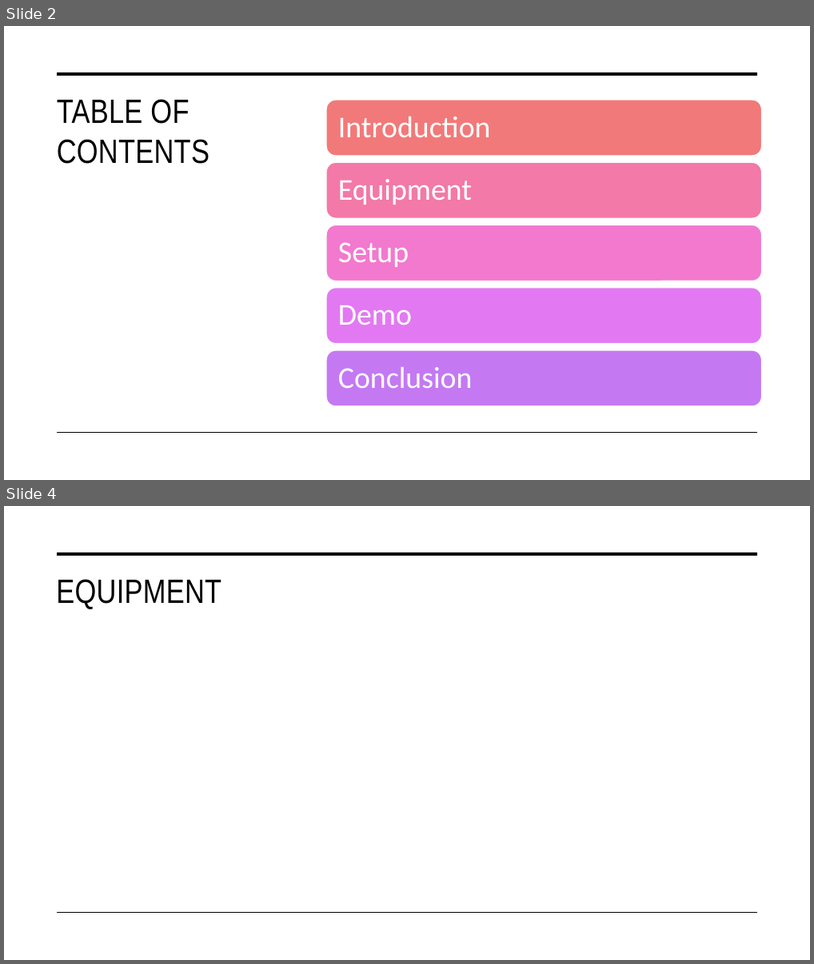
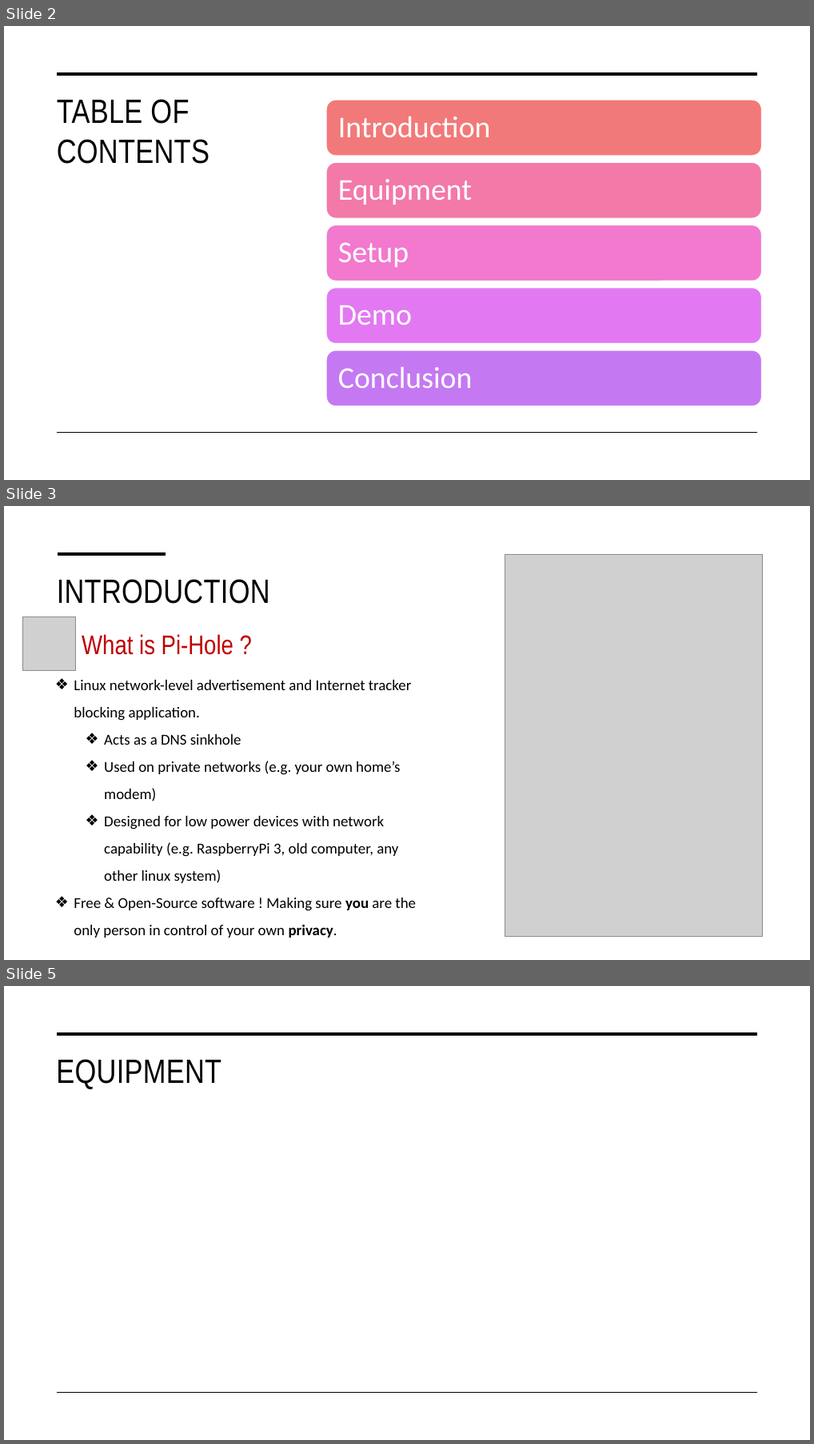
Before and after one commit to fadwa2208/PiHoleProject, a slide deck: PiHole.pptx. Shown one above the other, each under a label of ours: slides 2 and 4 before the commit, slides 2, 3 and 5 after it; the slides between them are not shown. The pictures are 814x964 and 814x1444 pixels, drawn with LibreOffice and Linux fonts; fonts in the diff are those of the drawing; grey boxes stand for pictures. Boxes give left, top, right and bottom in pixels: in the first picture for what was removed or moved away, otherwise in the second. Text is boxed around its words. In the diff, an @@ line names an element or a change of style, - is before the commit and + after.

```diff
--- a/PiHole.pptx
+++ b/PiHole.pptx
@@ slide 3 added at <box>4,506,810,960</box>, background #FFFFFF @@
@@ line added from (58, 554) to (166, 554), #000000 3.5 pt @@
@@ picture added at <box>506,554,763,936</box> @@
@@ title added at <box>57,579,270,604</box>, 40 pt, text #000000 @@
+INTRODUCTION
@@ picture added at <box>22,616,76,671</box> @@
@@ text added at <box>82,634,234,655</box>, 32 pt, text #C00000 @@
+What is Pi-Hole ?
@@ text added at <box>74,680,416,937</box>, 18 pt, text #000000 @@
+❖ Linux network-level advertisement and Internet tracker blocking application.
+  ❖ Acts as a DNS sinkhole
+  ❖ Used on private networks (e.g. your own home’s modem)
+  ❖ Designed for low power devices with network capability (e.g. RaspberryPi 3, old computer, any other linux system)
+❖ Free & Open-Source software ! Making sure you are the only person in control of your own privacy.
@@ what was slide 4 is now slide 5 @@
```
Also in this commit, not shown: 1 slide changed, 7 other slides added, 1 slide removed.
